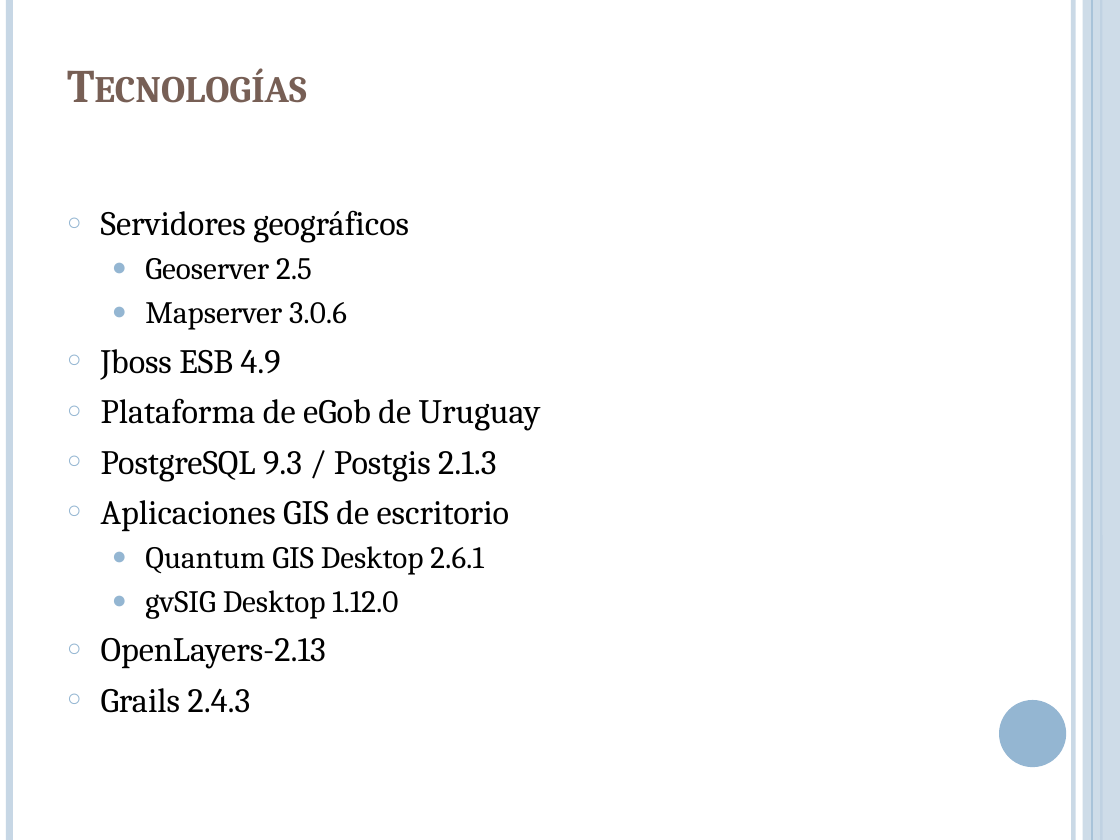
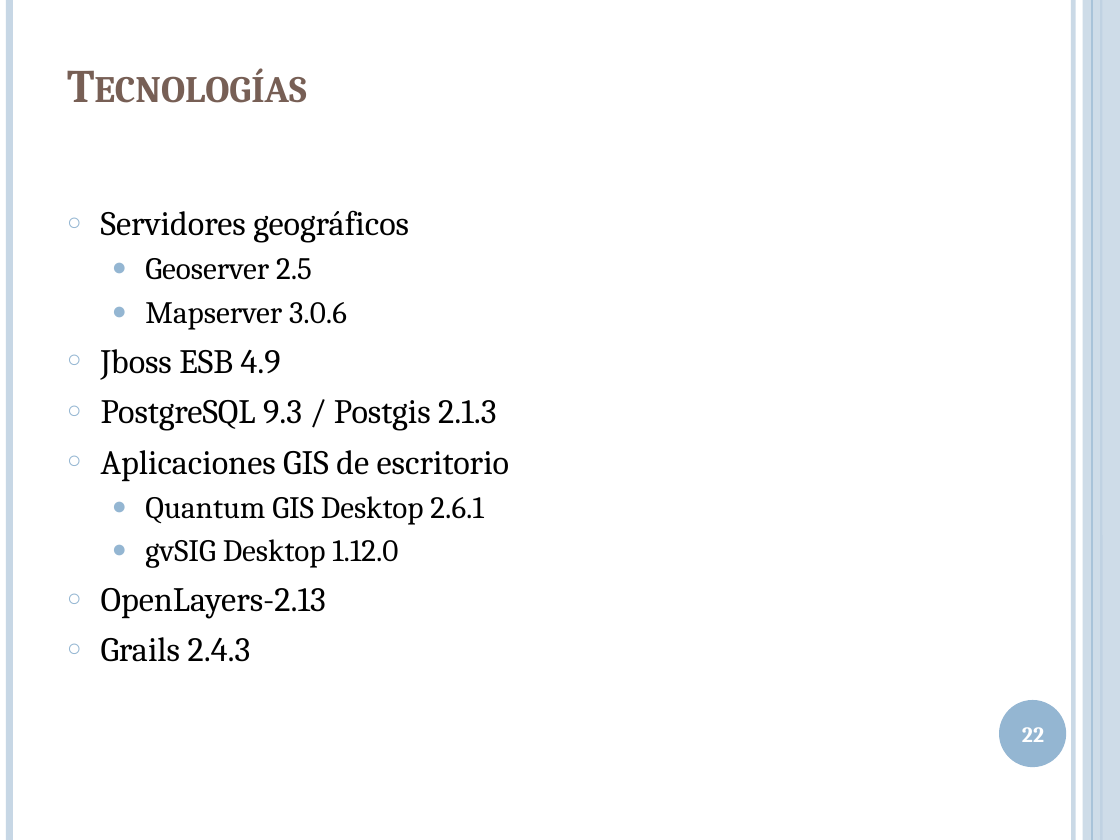
Before and after one commit to lcpaso1/integracion-gis-pge, a slide deck: slide 22 of Presentacion.pptx (slide 21 before the commit). Drawn at 1120x840 pixels with LibreOffice and Linux fonts; fonts in the diff are those of the drawing. Boxes give left, top, right and bottom in pixels: in the first picture for what was removed or moved away, otherwise in the second. Text is boxed around its words. In the diff, an @@ line names an element or a change of style, - is before the commit and + after.

```diff
--- a/Presentacion.pptx
+++ b/Presentacion.pptx
@@ text at <box>101,398,541,431</box>: paragraph removed @@
-○ Plataforma de eGob de Uruguay
@@ page number added at <box>1022,727,1044,742</box>, 14 pt, text #FFFFFF, bold @@
+22
```
Also in this commit, not shown: 24 other slides changed, 5 slides added, 4 slides removed.
